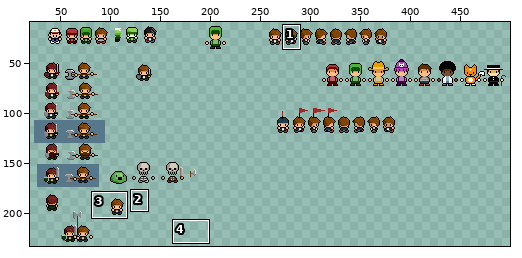
Two versions of one sprite sheet, extra/jumble.png. The first picture is a wide view before the edit; the outline marks the close-up.
Close-up. As it was:
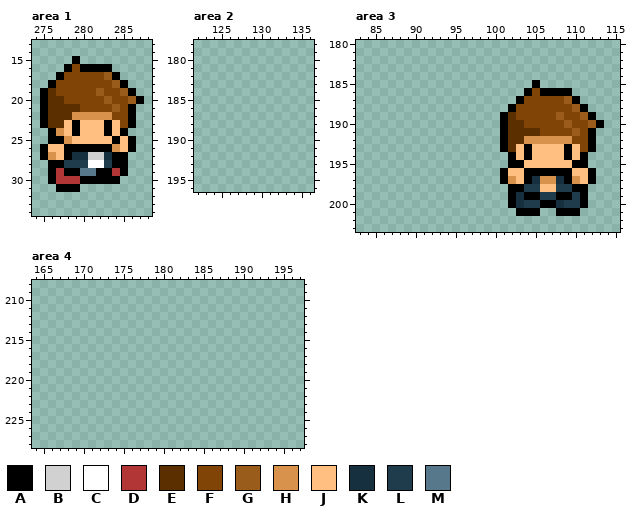
The file is 500x500 pixels. Colours within 5 levels of each other are drawn and written as one. Shown: area 1: x 274..288, y 13..34; area 2: x 122..136, y 178..196; area 3: x 83..115, y 180..203; area 4: x 164..197, y 208..228. The wide view leaves out empty margins. The commit also changed other parts of the picture, which this record leaves out.
Palette (. is transparent): A #000000  B #d1d1d1  C #ffffff  D #b33636  E #5c2f00  F #804506  G #995c1a  H #d9924c  J #ffbf80  K #163040  L #1f3c4d  M #57778a
Pixels before, area 1, first column x 275:
15 ....A........
16 ...AFAAAA....
17 ..AFFFFFGA...
18 .AFFFFFFFGA..
19 AEFFFFFGFFGA.
20 AEEFFFFFGFFGA
21 AEEEEFFFFGFA.
22 AEEEHHHHHFFA.
23 AEEJAJJJAJFA.
24 .AHJAJJJAJA..
25 .AAHJJJJJAJA.
26 AJJAAAAAAHJA.
27 AHJAKKBBKAA..
28 .AALLLCCLAA..
29 .ADAAMMAADA..
30 .ADDDAAAAA...
31 ..AAA........
Pixels before, area 3, first column x 101:
185 ....A........
186 ...AFAAAA....
187 ..AFFFFFGA...
188 .AFFFFFFFGA..
189 AEFFFFFGFFGA.
190 AEEFFFFFGFFGA
191 AEEEEFFFFGFA.
192 AEEHHHHHHFFA.
193 AEJAJJJJAJFA.
194 .AJAJJJJAJA..
195 .AAJJJJJJAA..
196 AJJAAAAAAJJA.
197 AHJAKHHKAHJA.
198 .AALLJJLLAA..
199 .AKAALLAALA..
200 .AKLLAAKLLA..
201 ..AAA..AAA...
The result:
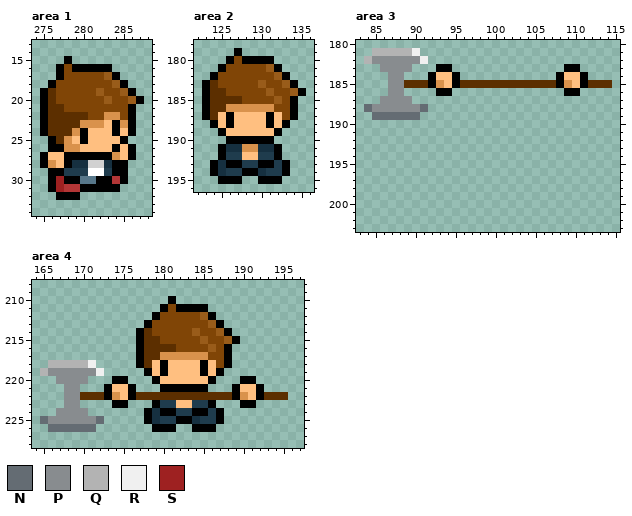
Colours new in this view: N #646c73  P #888c8f  Q #b3b3b3  R #f0f0f0  S #9e2121
The edit:
Area 1:
y 15: x 278..279 .A -> A.
y 16: x 277..279 .AF -> AFA
y 20: x 277 E -> F
y 21: x 278..279 EE -> FF; x 284 G -> F
y 22: x 279..282 HHHH -> EEFF; x 284 F -> H
y 23: x 278..285 JAJJJAJF -> EEHHHJAH
y 24: x 275..280 .AHJAJ -> AEEEHA; x 283..286 AJA. -> JAJA
y 25: x 277 A -> E; x 280 J -> A; x 284..286 AJA -> JA.
y 26: x 275..284 AJJAAAAAAH -> .AAHHJJJJA
y 27: x 276 H -> J; x 279..286 KKBBKAA. -> AAAAAHJA
y 28: x 275..283 .AALLLCCL -> AHJAKKBBK
y 29: x 277..284 DAAMMAAD -> ALLLCCLA
y 30: x 277..281 DDDAA -> SAAMM; x 284..285 A. -> DA
y 31: x 276..284 .AAA..... -> ASDDAAAAA
y 32: x 277..279 ... -> AAA
Area 2:
y 179: x 127 . -> A
y 180: x 126..131 ...... -> AFAAAA
y 181: x 125..132 ........ -> AFFFFFGA
y 182: x 124..133 .......... -> AFFFFFFFGA
y 183: x 123..134 ............ -> AEFFFFFGFFGA
y 184: x 123..135 ............. -> AEEFFFFFGFFGA
y 185: x 123..134 ............ -> AEEEEFFFFGFA
y 186: x 123..134 ............ -> AEEHHHHHHFFA
y 187: x 123..134 ............ -> AEJAJJJJAJFA
y 188: x 124..133 .......... -> AJAJJJJAJA
y 189: x 125..132 ........ -> AJJJJJJA
y 190: x 126..131 ...... -> AAAAAA
y 191: x 125..132 ........ -> AKKHHKKA
y 192: x 125..132 ........ -> ALLJJLLA
y 193: x 124..133 .......... -> AKAALLAALA
y 194: x 124..133 .......... -> AKLLAAKLLA
y 195: x 125..127 ... -> AAA; x 130..132 ... -> AAA
Area 3:
y 181: x 85..90 ...... -> QQQQQR
y 182: x 84..91 ........ -> QPPPPPPR
y 183: x 86..89 .... -> PPPP; x 93..94 .. -> AA; x 109..110 .. -> AA
y 184: x 87..88 .. -> PP; x 92..95 .... -> AJJA; x 108..111 .... -> AJJA
y 185: x 87..114 ..................A......... -> PPEEEAHJAEEEEEEEEEEEEAHJAEEE
y 186: x 87..88 .. -> PP; x 93..94 .. -> AA; x 104..108 AFAAA -> .....; x 110 . -> A
y 187: x 86..89 .... -> PPPP; x 103..110 AFFFFFGA -> ........
y 188: x 84..91 ........ -> NPPPPPPN; x 102..111 AFFFFFFFGA -> ..........
y 189: x 85..90 ...... -> NNNNNN; x 101..112 AEFFFFFGFFGA -> ............
y 190: x 101..113 AEEFFFFFGFFGA -> .............
y 191: x 101..112 AEEEEFFFFGFA -> ............
y 192: x 101..112 AEEHHHHHHFFA -> ............
y 193: x 101..112 AEJAJJJJAJFA -> ............
y 194: x 102..111 AJAJJJJAJA -> ..........
y 195: x 102..111 AAJJJJJJAA -> ..........
y 196: x 101..112 AJJAAAAAAJJA -> ............
y 197: x 101..112 AHJAKHHKAHJA -> ............
y 198: x 102..111 AALLJJLLAA -> ..........
y 199: x 102..111 AKAALLAALA -> ..........
y 200: x 102..111 AKLLAAKLLA -> ..........
y 201: x 103..105 AAA -> ...; x 108..110 AAA -> ...
Area 4:
y 210: x 181 . -> A
y 211: x 180..185 ...... -> AFAAAA
y 212: x 179..186 ........ -> AFFFFFGA
y 213: x 178..187 .......... -> AFFFFFFFGA
y 214: x 177..188 ............ -> AEFFFFFGFFGA
y 215: x 177..189 ............. -> AEEFFFFFGFFGA
y 216: x 177..188 ............ -> AEEEEFFFFGFA
y 217: x 177..188 ............ -> AEEHHHHHHFFA
y 218: x 166..171 ...... -> QQQQQR; x 177..188 ............ -> AEJAJJJJAJFA
y 219: x 165..172 ........ -> QPPPPPPR; x 178..187 .......... -> AJAJJJJAJA
y 220: x 167..170 .... -> PPPP; x 174..175 .. -> AA; x 179..186 ........ -> AJJJJJJA; x 190..191 .. -> AA
y 221: x 168..169 .. -> PP; x 173..176 .... -> AJJA; x 180..185 ...... -> AAAAAA; x 189..192 .... -> AJJA
y 222: x 168..195 ............................ -> PPEEEAHJAEEEEEEEEEEEEAHJAEEE
y 223: x 168..169 .. -> PP; x 174..175 .. -> AA; x 179..186 ........ -> ALLJJLLA; x 190..191 .. -> AA
y 224: x 167..170 .... -> PPPP; x 178..187 .......... -> AKAALLAALA
y 225: x 165..172 ........ -> NPPPPPPN; x 178..187 .......... -> AKLLAAKLLA
y 226: x 166..171 ...... -> NNNNNN; x 179..181 ... -> AAA; x 184..186 ... -> AAA
